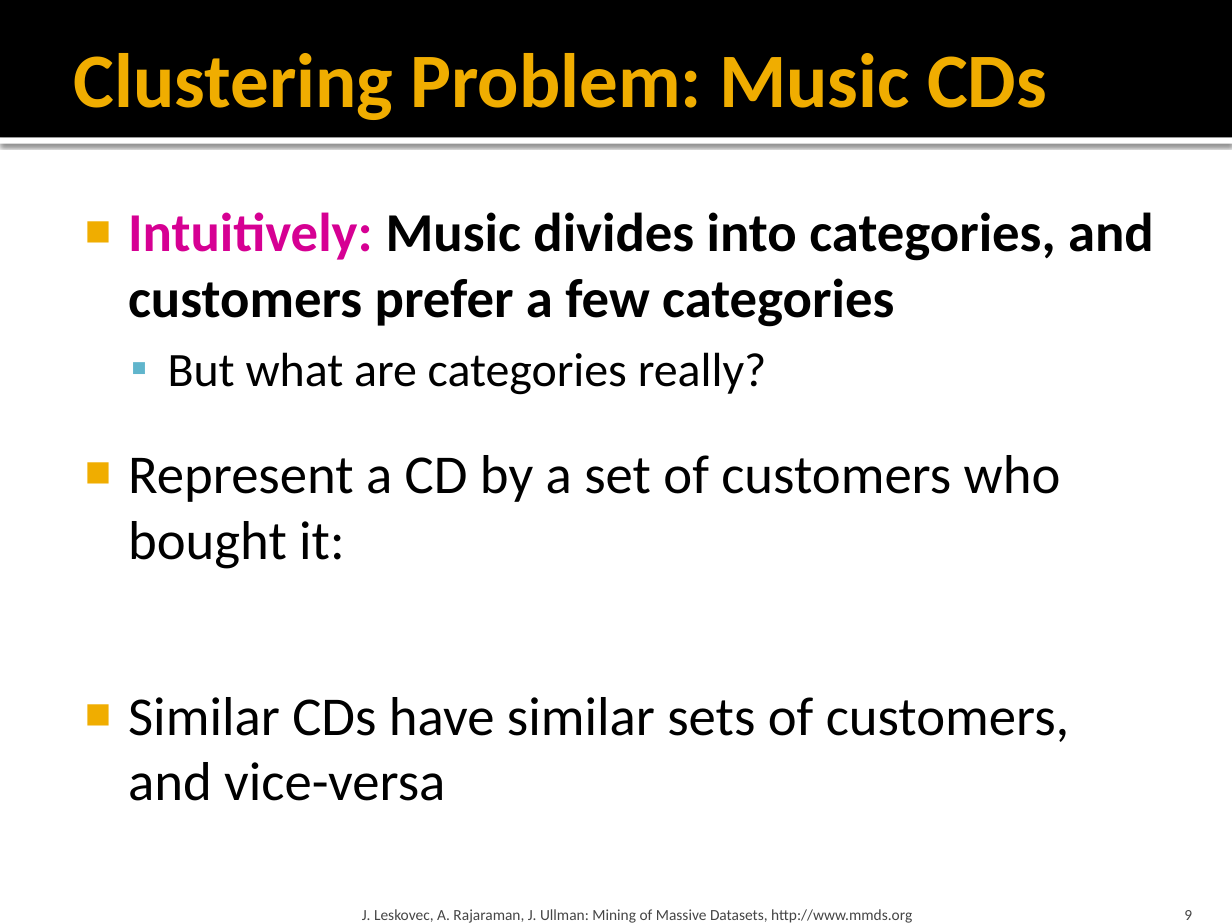
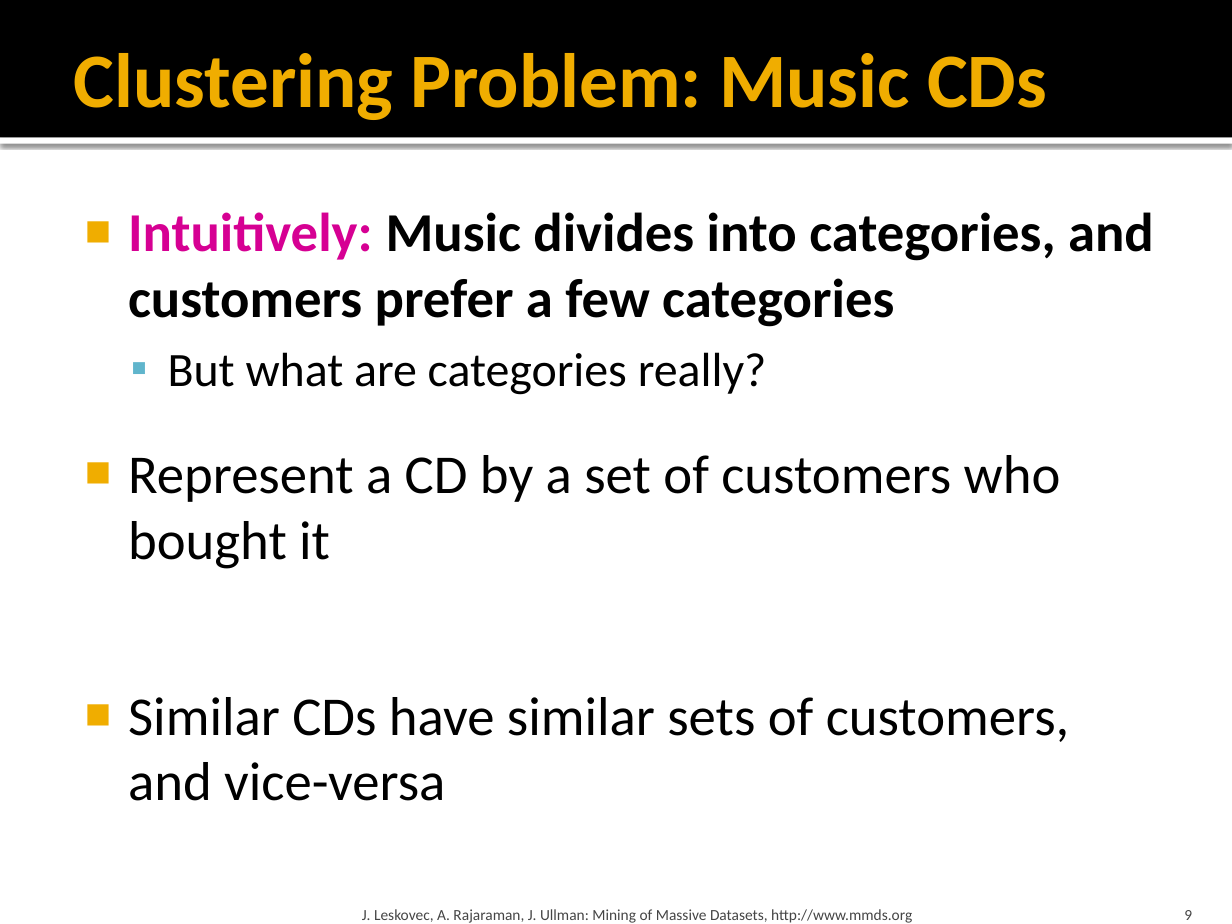
Before and after one commit to chriswjh/chriswjh.github.io, a slide deck: slide 9 of BDM/07-clustering.pptx. Drawn at 1232x924 pixels with LibreOffice and Linux fonts; fonts in the diff are those of the drawing. Boxes give left, top, right and bottom in pixels: in the first picture for what was removed or moved away, otherwise in the second. Text is boxed around its words. In the diff, an @@ line names an element or a change of style, - is before the commit and + after.

```diff
--- a/BDM/07-clustering.pptx
+++ b/BDM/07-clustering.pptx
@@ text at bbox=[128, 455, 1061, 569]: text changed @@
-■ Represent a CD by a set of customers who bought it:
+■ Represent a CD by a set of customers who bought it
```
Also in this commit, not shown: 3 other slides changed, 9 other files.
